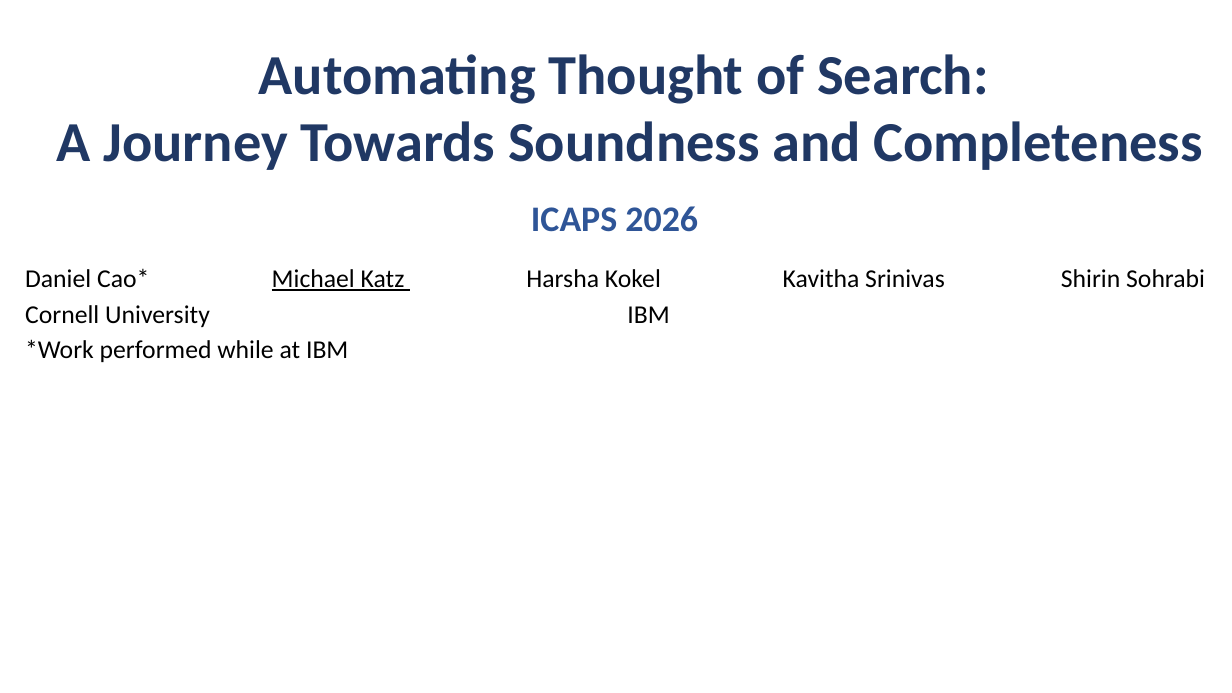
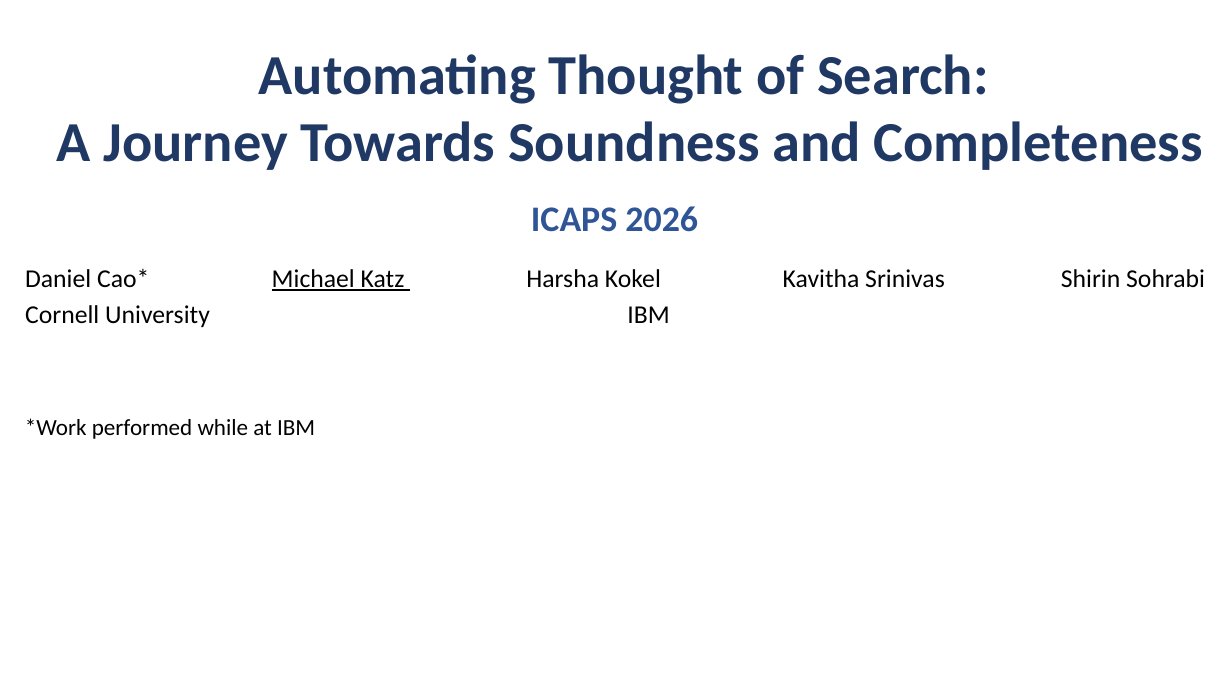
Before and after one commit to michael-katz-ai/michael-katz-ai.github.io, a slide deck: slide 1 of icaps2026/AutoToS - ICAPS 2026.pptx. Drawn at 1232x693 pixels with LibreOffice and Linux fonts; fonts in the diff are those of the drawing; background and template pictures are left out. Boxes give left, top, right and bottom in pixels: in the first picture for what was removed or moved away, otherwise in the second. Text is boxed around its words. In the diff, an @@ line names an element or a change of style, - is before the commit and + after.

Commit message:
pdf and flat pptx

```diff
--- a/icaps2026/AutoToS - ICAPS 2026.pptx
+++ b/icaps2026/AutoToS - ICAPS 2026.pptx
@@ text at bbox=[25, 339, 348, 362]: paragraph removed @@
-*Work performed while at IBM
@@ text added at bbox=[25, 418, 315, 439], 18 pt, text #000000 @@
+*Work performed while at IBM
```
Also in this commit, not shown: 3 other files.
